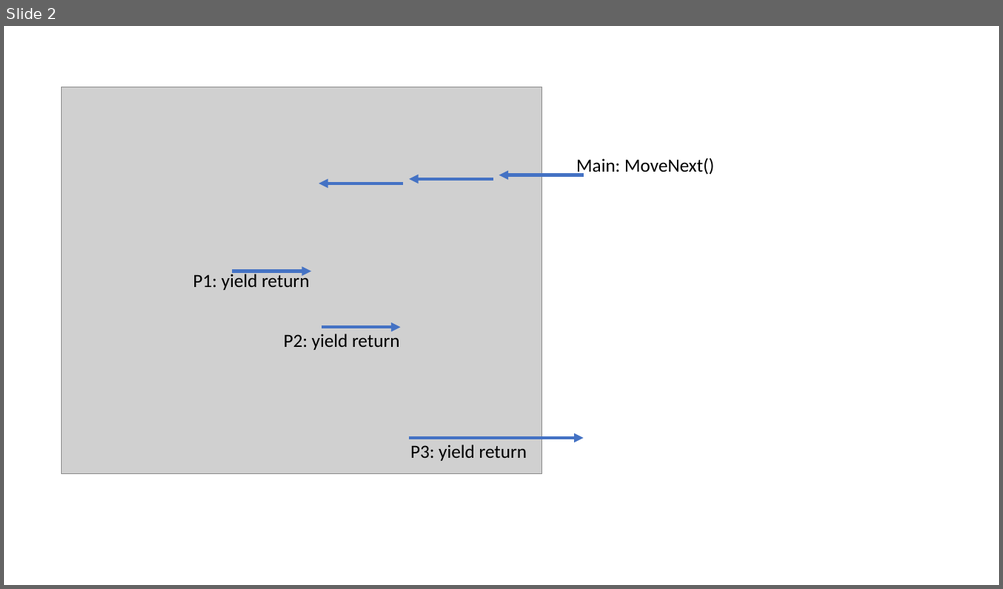
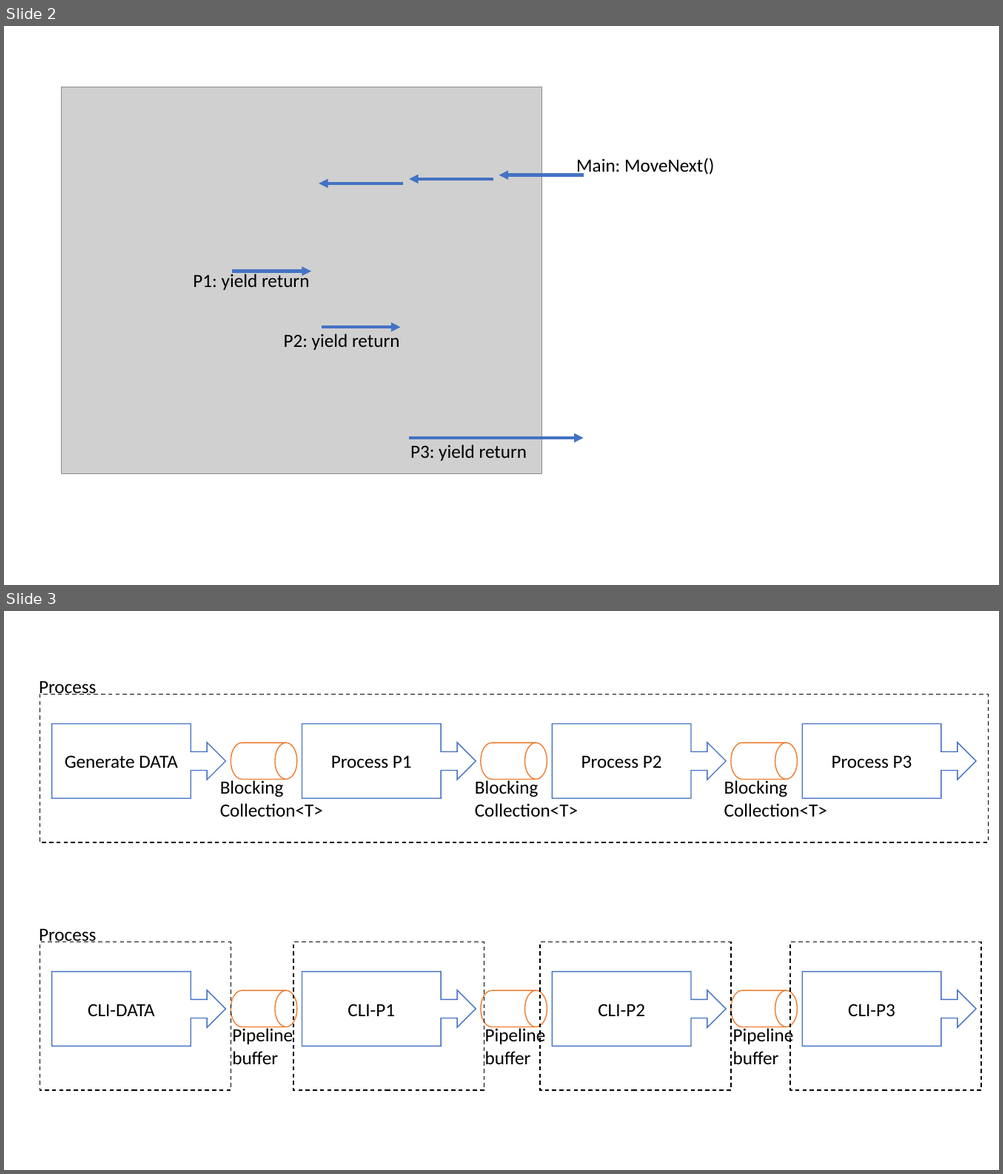
Before and after one commit to andrew0928/columns.chicken-house.net, a slide deck: wp-content/images/2019-06-15-netcli-pipeline/簡報1.pptx. Shown one above the other, each under a label of ours: slide 2 before the commit, slides 2 and 3 after it. The pictures are 1003x589 and 1003x1174 pixels, drawn with LibreOffice and Linux fonts; fonts in the diff are those of the drawing; grey boxes stand for pictures. Boxes give left, top, right and bottom in pixels: in the first picture for what was removed or moved away, otherwise in the second. Text is boxed around its words. In the diff, an @@ line names an element or a change of style, - is before the commit and + after.

```diff
--- a/wp-content/images/2019-06-15-netcli-pipeline/簡報1.pptx
+++ b/wp-content/images/2019-06-15-netcli-pipeline/簡報1.pptx
@@ slide 3 added at (4, 611, 999, 1170), background #FFFFFF @@
@@ text added at (39, 681, 96, 698), 18 pt, text #000000 @@
+Process
@@ rectangle added at (40, 695, 988, 843), outline #000000 1 pt dashed @@
@@ right arrow callout added at (52, 723, 225, 798), fill #FFFFFF, outline #4472C4 1 pt, 18 pt, text #000000 @@
+Generate DATA
@@ flow chart magnetic drum added at (231, 743, 297, 780), fill #FFFFFF, outline #ED7D31 1 pt @@
@@ right arrow callout added at (301, 723, 475, 798), fill #FFFFFF, outline #4472C4 1 pt, 18 pt, text #000000 @@
+Process P1
@@ flow chart magnetic drum added at (481, 743, 547, 780), fill #FFFFFF, outline #ED7D31 1 pt @@
@@ right arrow callout added at (552, 723, 726, 798), fill #FFFFFF, outline #4472C4 1 pt, 18 pt, text #000000 @@
+Process P2
@@ flow chart magnetic drum added at (731, 743, 797, 780), fill #FFFFFF, outline #ED7D31 1 pt @@
@@ right arrow callout added at (802, 723, 976, 798), fill #FFFFFF, outline #4472C4 1 pt, 18 pt, text #000000 @@
+Process P3
@@ text added at (220, 779, 323, 817), 18 pt, text #000000 @@
+Blocking
+Collection<T>
@@ text added at (475, 779, 578, 817), 18 pt, text #000000 @@
+Blocking
+Collection<T>
@@ text added at (724, 779, 827, 817), 18 pt, text #000000 @@
+Blocking
+Collection<T>
@@ text added at (39, 928, 96, 945), 18 pt, text #000000 @@
+Process
@@ rectangle added at (40, 943, 231, 1091), outline #000000 1 pt dashed @@
@@ rectangle added at (293, 943, 484, 1091), outline #000000 1 pt dashed @@
@@ rectangle added at (540, 943, 731, 1091), outline #000000 1 pt dashed @@
@@ rectangle added at (791, 943, 982, 1091), outline #000000 1 pt dashed @@
@@ right arrow callout added at (52, 972, 225, 1047), fill #FFFFFF, outline #4472C4 1 pt, 18 pt, text #000000 @@
+CLI-DATA
@@ right arrow callout added at (301, 972, 475, 1047), fill #FFFFFF, outline #4472C4 1 pt, 18 pt, text #000000 @@
+CLI-P1
@@ right arrow callout added at (552, 972, 726, 1047), fill #FFFFFF, outline #4472C4 1 pt, 18 pt, text #000000 @@
+CLI-P2
@@ right arrow callout added at (802, 972, 976, 1047), fill #FFFFFF, outline #4472C4 1 pt, 18 pt, text #000000 @@
+CLI-P3
@@ flow chart magnetic drum added at (231, 991, 297, 1028), fill #FFFFFF, outline #ED7D31 1 pt @@
@@ flow chart magnetic drum added at (481, 991, 547, 1028), fill #FFFFFF, outline #ED7D31 1 pt @@
@@ flow chart magnetic drum added at (731, 991, 797, 1028), fill #FFFFFF, outline #ED7D31 1 pt @@
@@ text added at (232, 1027, 293, 1065), 18 pt, text #000000 @@
+Pipeline
+buffer
@@ text added at (485, 1027, 546, 1065), 18 pt, text #000000 @@
+Pipeline
+buffer
@@ text added at (733, 1027, 794, 1065), 18 pt, text #000000 @@
+Pipeline
+buffer
```
Also in this commit, not shown: 11 other files.
